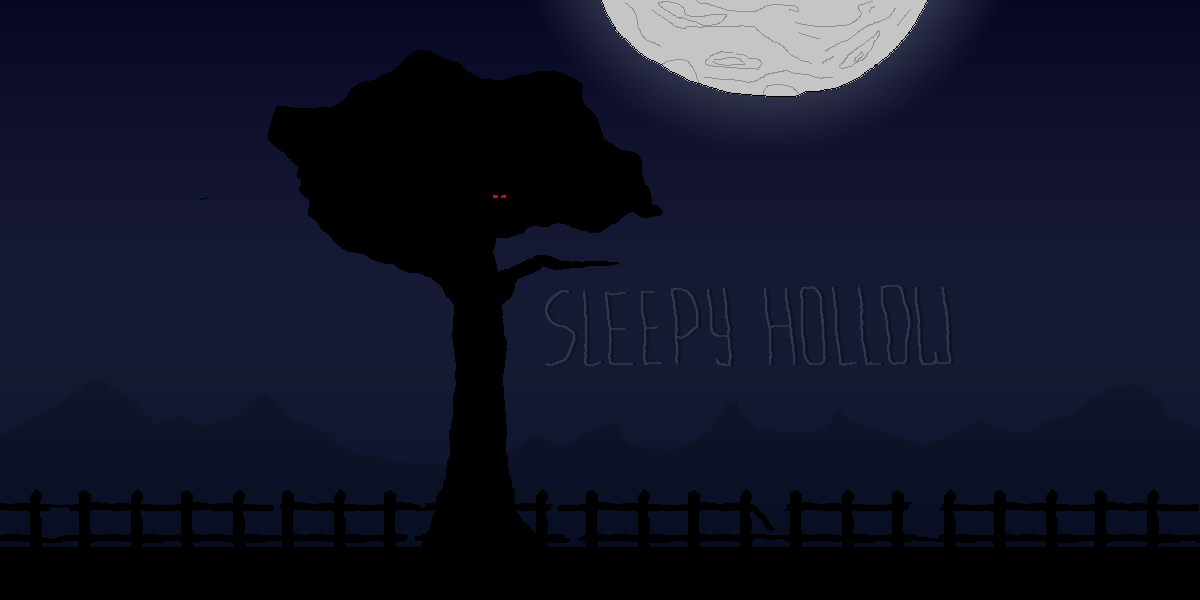
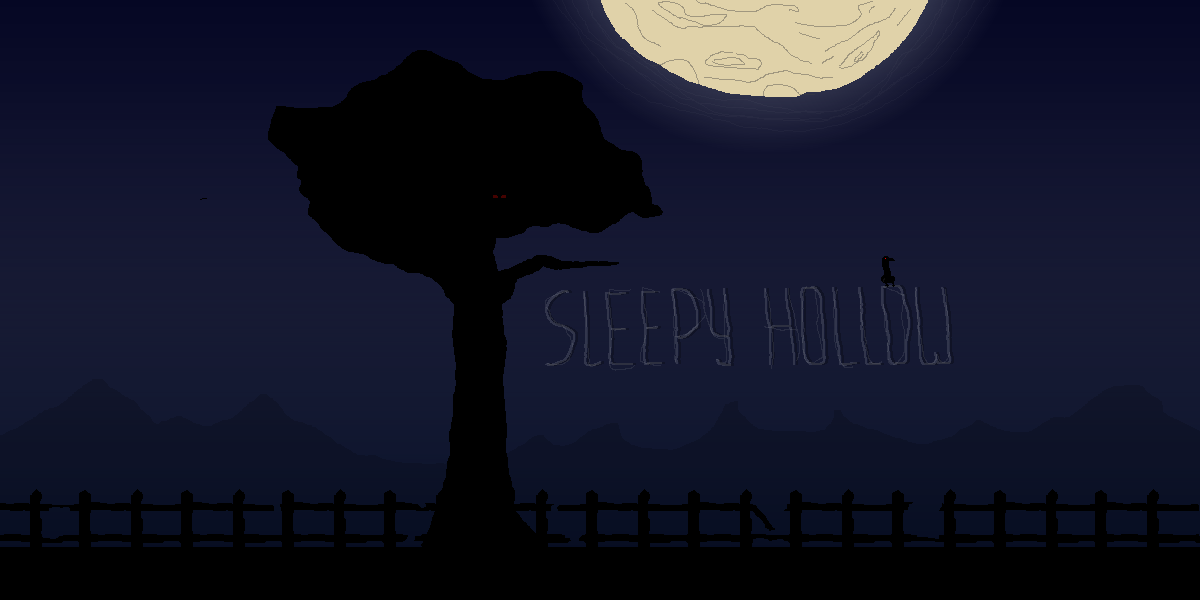
Layer changes from the first 1200×600 image to the second:
added layer "Layer 4" in group "Logo" over [881, 256, 895, 287]
added layer "Layer 6" (11%) in group "Logo" over [545, 286, 950, 371]
"Eyes": opacity 100% → 31% over [493, 195, 506, 198]
added layer "Layer 5" (3%) above "Gradient Fill 1" over [553, 0, 990, 132]
